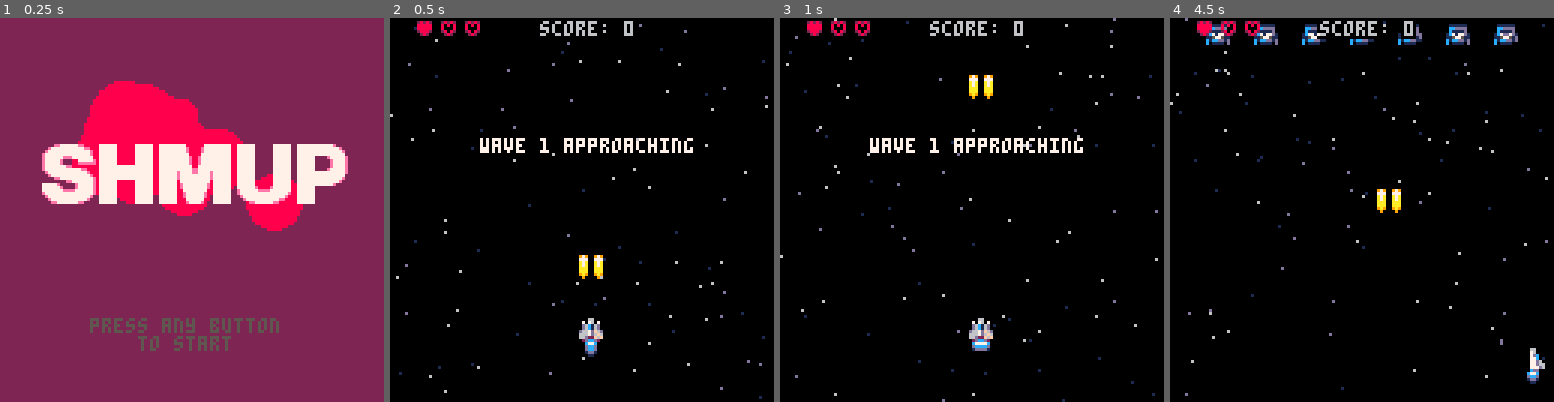
Above: before the commit, frames 1-4 (left to right).
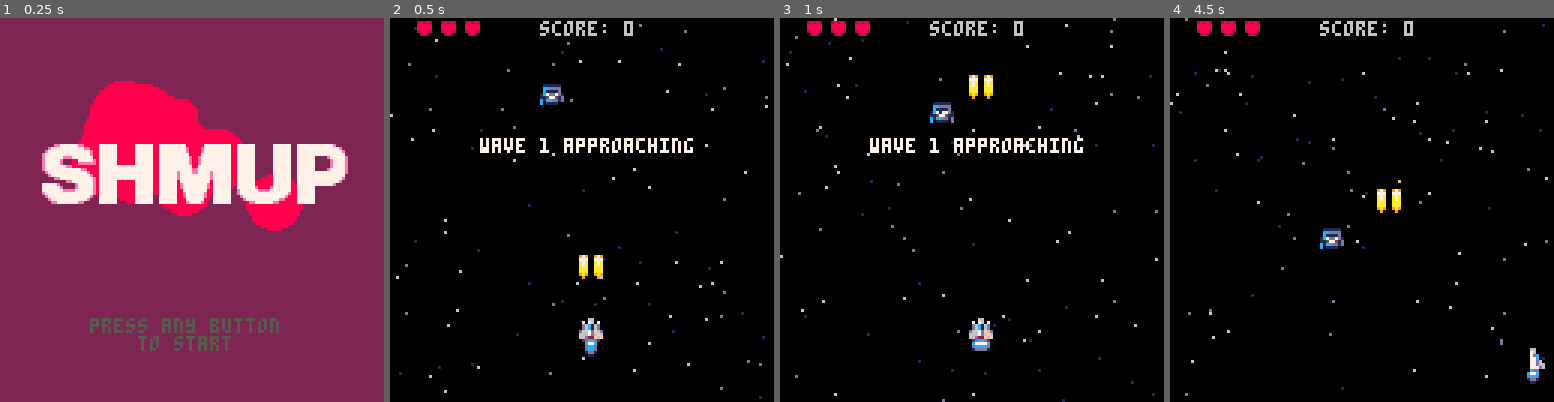
Above: after the commit, the same moments.

Repository: jimmac/pico-shed
Game: PICO-8 cartridge shmup.p8
The game is run twice, just before and just after one commit, with the same random seed, the same clock (stepped at 60 frames per second) and the same inputs.
Inputs:
- Up to frame 1 (0.25 s): no input
- Up to frame 2 (0.5 s): tap X (X key) at 0.33 s
- Up to frame 3 (1 s): tap O (Z key) at 0.7 s
- Up to frame 4 (4.5 s): tap X (X key) at 1.07, 1.85, 2.97, 4.08 s; hold Right 1.6-2.1 s; tap O (Z key) every 0.4 s from 1.7 to 4.1 s; hold Up 2.15-2.42 s; hold Right 2.47-3.03 s; hold Left 3.08-3.58 s; hold Down 3.63-3.97 s; hold Right from 4.02 s (still down)

Frame 1 is identical in both runs. In frame 2, 0.4% of the frame differs, in the area x 14-46%, y 1-23%; in frame 3, 0.4%; in frame 4, 1.9%, in the area x 9-91%, y 1-61%.

Commit message:
correct large sprite enemies
+collision detection proper
+no menu autofire through

Diff:
--- a/shmup.p8
+++ b/shmup.p8
@@ -63,7 +63,7 @@
 	pl.spr=2
 	pl.sprw=1
 	pl.sprh=1
-	pl.lv=1   --number of lives
+	pl.lv=3   --number of lives
 	pl.inv=0  --invincibility
 	          -- frames
 	flame=4   --spr of flame
@@ -175,13 +175,13 @@
 	--assumes 8x8 sprites
 	local a_left=a.x
 	local a_top=a.y
-	local a_right=a.x+7
-	local a_bottom=a.y+7
+	local a_right=a.x+a.sprw*7
+	local a_bottom=a.y+a.sprh*7
 
 	local b_left=b.x
 	local b_top=b.y
-	local b_right=b.x+7
-	local b_bottom=b.y+7
+	local b_right=b.x+b.sprw*7
+	local b_bottom=b.y+b.sprh*7
 
 	if a_top>b_bottom then	return false	end
 	if b_top>a_bottom then	return false	end
@@ -328,7 +328,8 @@
 		myen.y+=myen.spy
 		myen.aniframe+=.1 --wtf works
 	 myen.spr=myen.ani[flr(myen.aniframe)]
-	 if flr(myen.aniframe)>=#myen.ani then
+
+	 if (myen.aniframe>=#myen.ani+.9) then
 	 	myen.aniframe=1
 	 end
 		-- kill offscreen enemies
@@ -420,10 +421,18 @@
 end
 
 function update_start()
-	if btnp(❎) or btnp(🅾️) then
-		startgame()
-		music(16)
-	end
+ if btn(❎)==false and btn(🅾️)==false then
+ 	btnrelease=true
+ end
+
+ if btnrelease then
+		if btnp(❎) or btnp(🅾️) then
+			startgame()
+			music(16)
+			btnrelease=false
+		end
+	end
+
 end
 
 function update_gameover()
@@ -440,7 +449,8 @@
 end
 
 function update_youwin()
- if btnp(❎)==false and btnp(🅾️)==false then
+	printh(btnrelease)
+ if btn(❎)==false and btn(🅾️)==false then
  	btnrelease=true
  end
 
@@ -604,14 +614,7 @@
  	--normal waves
 		wave+=1 wavet=160
 		mode="wavetext"
-		--spawn a grid of 7x3
-		for i=1,7 do
-			for j=1,enwaves[wave].rows do
-				local x=(i-1)*16+12
-		  local y=-96+16*j
-				spawnen(x,y,wave)
-			end
-		end
+		spawnen(50,20,wave)
 	else --win
 		mode="youwin"
 		music(32)
@@ -634,7 +637,7 @@
 		myen.hp=50
 		myen.spy=.1
 		myen.spx=.1
-		myen.ani={24,27,30}
+		myen.ani={24,26,28}
 	elseif entype==5 then
 		--skull
 		myen.hp=5
@@ -678,16 +681,16 @@
 00000000000000000000000000000000022029280220292802202928022029280000000000000000000000000000000000000000000000000000000000000000
 01111110011111100111111001111110229928882299288822992888229928880000000000000000000000000000000000000000000000000000000000000000
 0ccdddd00ccdddd00ccdddd00ccdddd0299882822998828229988282299882820000000000000000000000000000000000000000000000000000000000000000
-0c1111d00c1111d00c1111d00c1111d0911112229111122291111222911112220000000000000000000000000000000000000000000000000000000000000000
-1c7177d11c7dd7d11c7717dd1c7dd7d1961661689661661896166168961661680000000000000000000000000000000000000000000000000000000000000000
-115775111157751d1157751d1157751d997777999977779999777799997777990000000000000000000000000000000000000000000000000000000000000000
-c1ccdd1dc1ccdd1dc1ccdd11c1ccdd1d229988222299882222998822229988220000000000000000000000000000000000000000000000000000000000000000
-c011110dc0111100c0111100c0111101022222200222222002222220022222200000000000000000000000000000000000000000000000000000000000000000
-00000000000000000000000000000000001111000011110000111100001111000000000000000000000000000000000000000000000000000000000000000000
-02bb233002bb233002bb233002bb233001666a2001666a1001666a1001666a200000000000000000000000000000000000000000000000000000000000000000
-0bb332300bb332300bb332300bb33230066776a2066ff6a1066ff6a1067776a20000000000000000000000000000000000000000000000000000000000000000
-01111220011112200111122001111220167717a21dddddd1166ff6a1167717a20000000000000000000000000000000000000000000000000000000000000000
-061661600616616006166160b6166163167007e2167007e21d666ad1167006620000000000000000000000000000000000000000000000000000000000000000
+0c1111d00c1111d00c1111d00c1111d0911112229111122291111222911112220008000000000000000800000000000000080000000000000000000000000000
+1c7177d11c7dd7d11c7717dd1c7dd7d1961661689661661896166168961661680008800000008000000880000000800000088000000080000000000000000000
+115775111157751d1157751d1157751d997777999977779999777799997777990000888800080000000088880008000000008888000800000000000000000000
+c1ccdd1dc1ccdd1dc1ccdd11c1ccdd1d229988222299882222998822229988220000008888800000000000888880000000000088888000000000000000000000
+c011110dc0111100c0111100c0111101022222200222222002222220022222200000008888000000000000888800000000000088880000000000000000000000
+0000000000000000000000000000000000111100001111000011110000111100000008888800000000000888a80000000000088a880000000000000000000000
+02bb233002bb233002bb233002bb233001666a2001666a1001666a1001666a200000088888000000000008888800000000000888880000000000000000000000
+0bb332300bb332300bb332300bb33230066776a2066ff6a1066ff6a1067776a20000088888800000000008888880000000000888888000000000000000000000
+01111220011112200111122001111220167717a21dddddd1166ff6a1167717a20000880000088880000088000008888000008800000888800000000000000000
+061661600616616006166160b6166163167007e2167007e21d666ad1167006620000800000000088000080000000008800008000000000880000000000000000
 bb7766330b7766300b776633bb7766331877768218767e8218dddd8118676e820000000000000000000000000000000000000000000000000000000000000000
 b2bb3303b2bb3303b2bb330302bb3300028888200d88882002888820028888200000000000000000000000000000000000000000000000000000000000000000
 00000000b0000003b000000000000000002222000011220000222200002222000000000000000000000000000000000000000000000000000000000000000000
